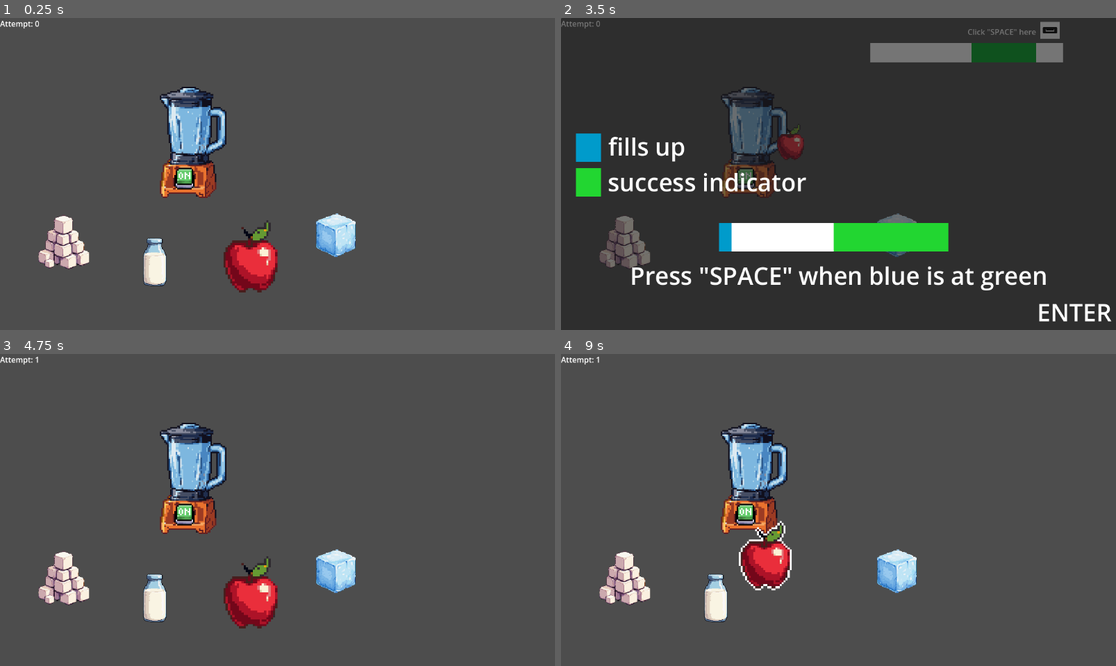
Above: before the commit, frames 1-4 (two rows, left to right).
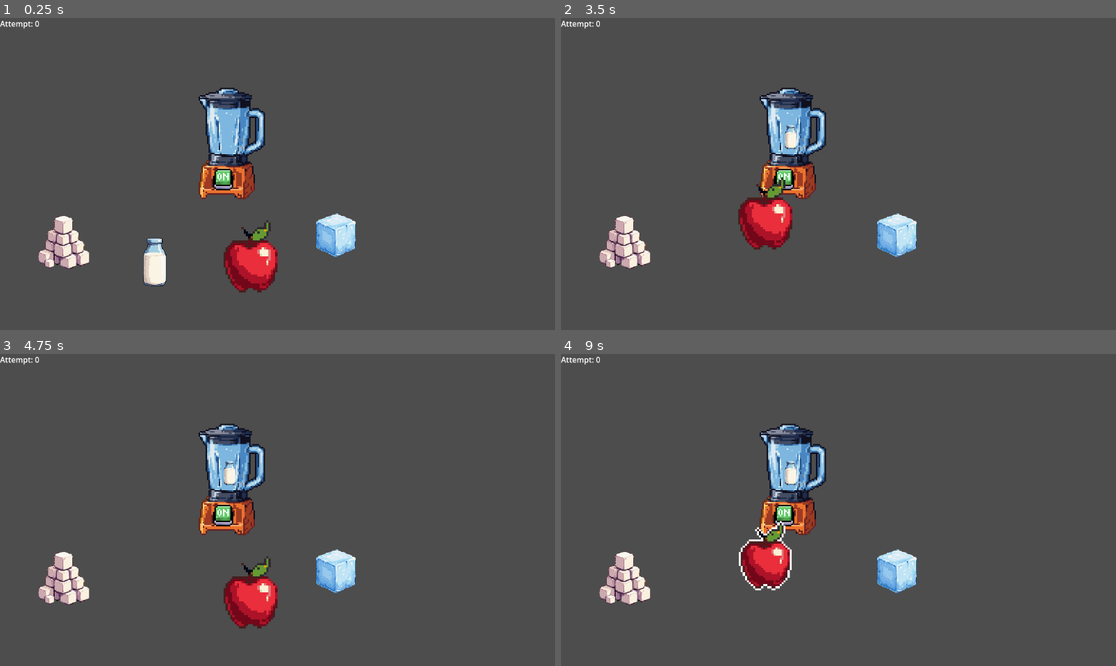
Above: after the commit, the same moments.

Repository: the-real-ronji/MiniJameGam50
Game: Godot game, scene res://Scenes/Main.tscn
Same seed, same stepped clock (60 frames per second), same inputs: the game is played once before the commit and once after it.
Inputs (mouse positions are in pixels of both pictures, inside the frame that each line leads up to):
- Up to frame 1 (0.25 s): no input
- Up to frame 2 (3.5 s): tap Enter (ui_accept) at 0.5, 2.75 s; drag from (622, 242) to (894, 105) at 0.52 s; drag from (716, 255) to (810, 236) at 1.27 s; move the mouse to (899, 236) at 2.02 s; tap 3 at 2.1 s; click (899, 236) at 2.17 s; drag from (810, 255) to (672, 127) at 2.77 s
- Up to frame 3 (4.75 s): tap Space at 3.5, 4.25 s; move the mouse to (444, 556) at 3.52 s; tap 5 at 3.6 s; click (444, 556) at 3.67 s; tap Enter (ui_accept) at 3.77 s; drag from (111, 463) to (194, 432) at 4.27 s
- Up to frame 4 (9 s): tap Enter (ui_accept) at 5, 5.75, 6.77 s; move the mouse to (866, 510) at 5.02 s; tap 7 at 5.1 s; click (866, 510) at 5.17 s; drag from (755, 432) to (727, 525) at 5.77 s; move the mouse to (960, 494) at 6.52 s; tap 9 at 6.6 s; click (960, 494) at 6.67 s; drag from (727, 525) to (810, 572) at 7.27 s; move the mouse to (894, 441) at 8.02 s; tap 1 at 8.1 s; click (894, 441) at 8.17 s; drag from (810, 572) to (672, 463) at 8.77 s

The runs differ from the first frame. In frame 1, 5.1% of the frame differs, in the area x 28-48%, y 22-59%; in frame 2, 99%, in the area x 0-100%, y 0-100%; in frame 3, 5.6%; in frame 4, 5.6%.

Commit message:
fixed death

Diff:
--- a/Scenes/Main.tscn
+++ b/Scenes/Main.tscn
@@ -1,17 +1,17 @@
 [gd_scene load_steps=13 format=3 uid="uid://diiwudvk716im"]
 
-[ext_resource type="Script" uid="uid://c44fc4cl835iq" path="res://scripts/main.gd" id="1_bmxlf"]
-[ext_resource type="PackedScene" uid="uid://1s5doyshdaga" path="res://scenes/blender_zone.tscn" id="1_vy5pj"]
-[ext_resource type="PackedScene" uid="uid://bb3jalhnc5k1d" path="res://scenes/ingredients/sugarcubes_ingredient.tscn" id="3_qmy6f"]
-[ext_resource type="Texture2D" uid="uid://cqgvffxxwnmoq" path="res://Sprites/SUGAR-export.png" id="4_2w5on"]
-[ext_resource type="PackedScene" uid="uid://do6w53ssty7sj" path="res://scenes/ingredients/milk_ingredient.tscn" id="4_mwfav"]
-[ext_resource type="PackedScene" uid="uid://bl6knngwrqtxu" path="res://scenes/ingredients/ice_ingredient.tscn" id="5_3p2gp"]
-[ext_resource type="PackedScene" uid="uid://bo51kgrcfg5yj" path="res://scenes/ingredients/apple_ingredient.tscn" id="6_cvmbd"]
-[ext_resource type="PackedScene" uid="uid://dlmq0gebvl3g3" path="res://scenes/qte_panel.tscn" id="11_4kpch"]
+[ext_resource type="Script" uid="uid://c44fc4cl835iq" path="res://Scripts/main.gd" id="1_bmxlf"]
+[ext_resource type="PackedScene" uid="uid://1s5doyshdaga" path="res://Scenes/blender_zone.tscn" id="1_vy5pj"]
+[ext_resource type="PackedScene" uid="uid://bb3jalhnc5k1d" path="res://Scenes/ingredients/sugarcubes_ingredient.tscn" id="3_qmy6f"]
+[ext_resource type="Texture2D" uid="uid://cqgvffxxwnmoq" path="res://Sprites/final sprites/SUGAR-export.png" id="4_2w5on"]
+[ext_resource type="PackedScene" uid="uid://do6w53ssty7sj" path="res://Scenes/ingredients/milk_ingredient.tscn" id="4_mwfav"]
+[ext_resource type="PackedScene" uid="uid://bl6knngwrqtxu" path="res://Scenes/ingredients/ice_ingredient.tscn" id="5_3p2gp"]
+[ext_resource type="PackedScene" uid="uid://bo51kgrcfg5yj" path="res://Scenes/ingredients/apple_ingredient.tscn" id="6_cvmbd"]
+[ext_resource type="PackedScene" uid="uid://dlmq0gebvl3g3" path="res://Scenes/qte_panel.tscn" id="11_4kpch"]
 [ext_resource type="Script" uid="uid://d3b850lapu40m" path="res://scripts/game_manager.gd" id="12_grg3l"]
-[ext_resource type="Script" uid="uid://df07jp25ofj4c" path="res://scripts/game_over.gd" id="13_frkhe"]
-[ext_resource type="PackedScene" uid="uid://bw2qrmlgvnegg" path="res://scenes/success_overlay.tscn" id="14_mwfav"]
-[ext_resource type="Script" uid="uid://4wwqqn5gisgl" path="res://scripts/attempts.gd" id="15_h1m7h"]
+[ext_resource type="Script" uid="uid://df07jp25ofj4c" path="res://Scripts/game_over.gd" id="13_frkhe"]
+[ext_resource type="PackedScene" path="res://scenes/success_overlay.tscn" id="14_mwfav"]
+[ext_resource type="Script" uid="uid://4wwqqn5gisgl" path="res://Scripts/attempts.gd" id="15_h1m7h"]
 
 [node name="Main" type="Control"]
 layout_mode = 3
@@ -28,7 +28,7 @@
 offset_bottom = 40.0
 
 [node name="BlenderZone" parent="Control" instance=ExtResource("1_vy5pj")]
-position = Vector2(187, 73)
+position = Vector2(267, 75)
 
 [node name="sugarcubes_ingredient" parent="Control" instance=ExtResource("3_qmy6f")]
 layout_mode = 0
--- a/Scripts/blender_zone.gd
+++ b/Scripts/blender_zone.gd
@@ -48,7 +48,6 @@
 	if GameManager.attempt >= 5:
 		GameManager.attempt = 0
 		$"../UIs/GameOver".show()
-		get_tree().paused = true
 		return
 
 	match name:
--- a/Scripts/milk_ingredient.gd
+++ b/Scripts/milk_ingredient.gd
@@ -1,6 +1,6 @@
 extends TextureRect
 
-@export var drop_position: Vector2 = Vector2(476, 257)
+@export var drop_position: Vector2 = Vector2(476, 240)
 @export var drop_scale: Vector2 = Vector2(0.5, 0.5)
 
 var dragging := false
